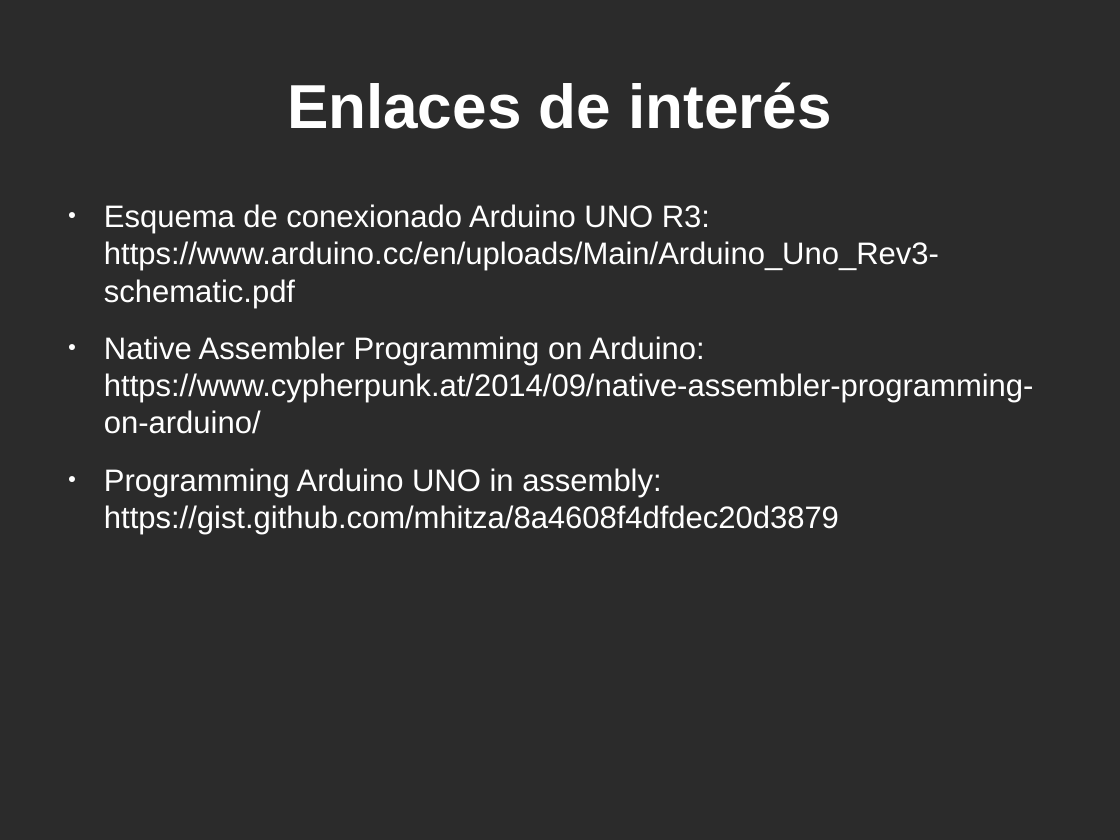
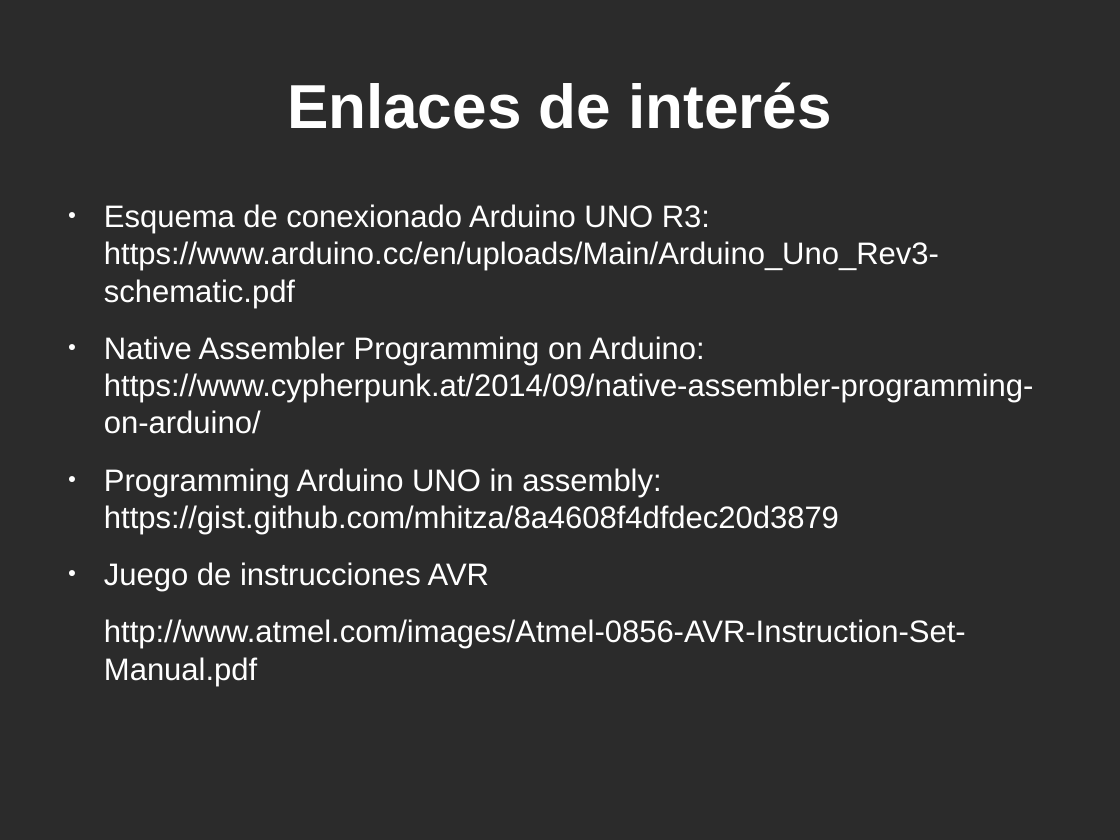
Before and after one commit to AlmuHS/Presentaciones-y-trabajos, a slide deck: slide 28 of ArduinoAssembly/ArduinoAssembly.odp. Drawn at 1120x840 pixels with LibreOffice and Linux fonts; fonts in the diff are those of the drawing; background and template pictures are left out; a plain dark background stands for a picture behind light text. Boxes give left, top, right and bottom in pixels: in the first picture for what was removed or moved away, otherwise in the second. Text is boxed around its words. In the diff, an @@ line names an element or a change of style, - is before the commit and + after.

```diff
--- a/ArduinoAssembly/ArduinoAssembly.odp
+++ b/ArduinoAssembly/ArduinoAssembly.odp
@@ text at bbox=[104, 562, 966, 686]: paragraphs added @@
+● Juego de instrucciones AVR
+http://www.atmel.com/images/Atmel-0856-AVR-Instruction-Set-Manual.pdf
```
Also in this commit, not shown: 3 other slides changed.
